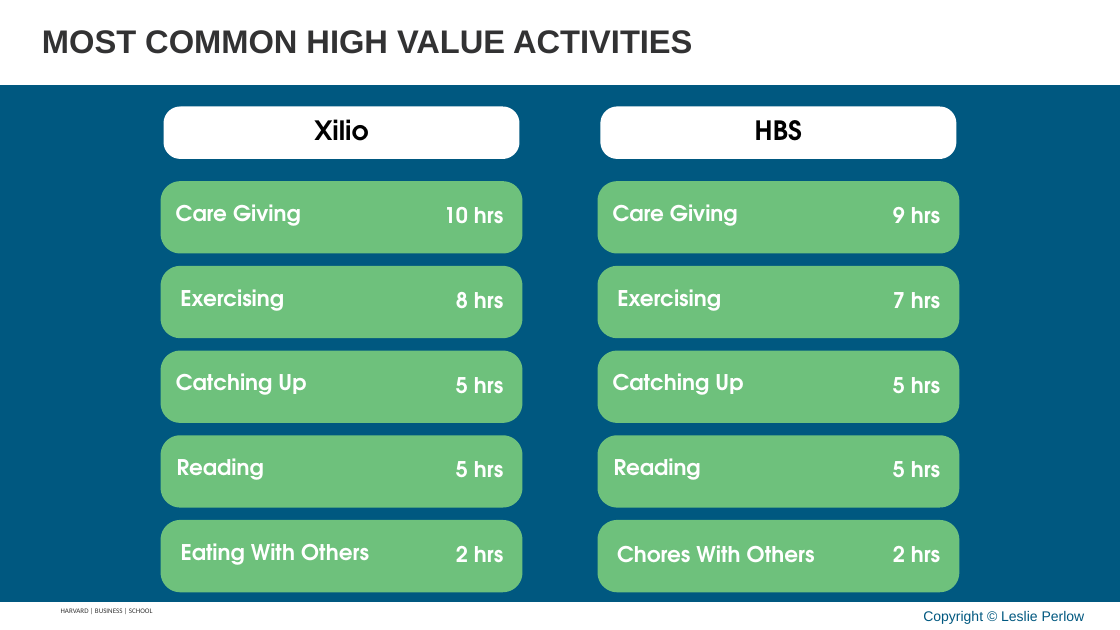
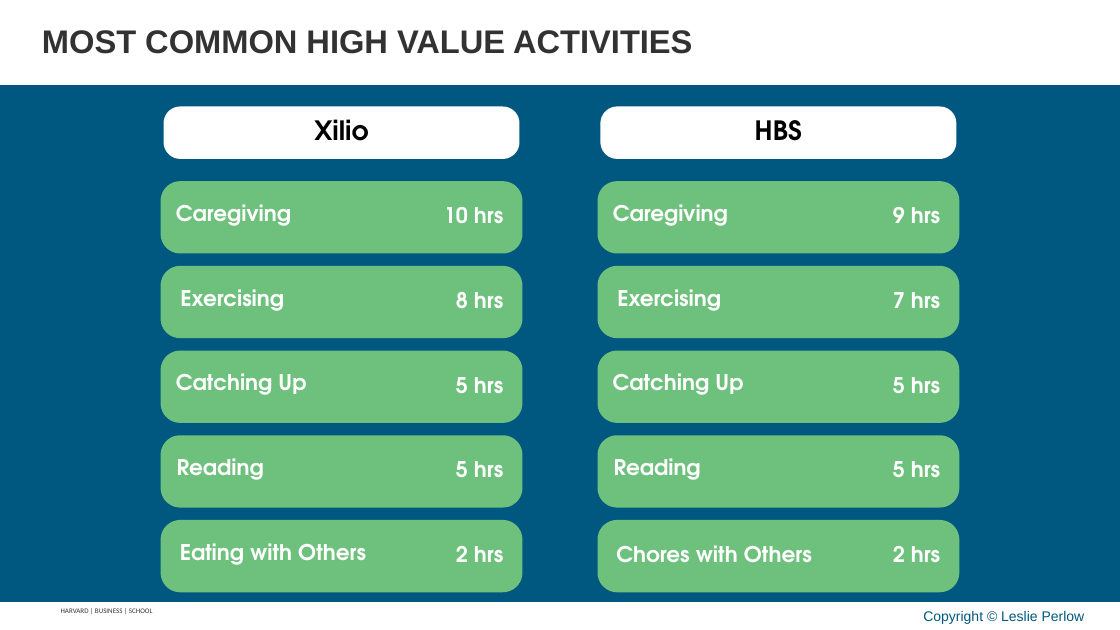
Before and after one commit to APPLITICS/lifematrix-deck-automation, a slide deck: slide 30 of outputs/generated_slides.pptx. Drawn at 1120x630 pixels with LibreOffice and Linux fonts; fonts in the diff are those of the drawing; background and template pictures are left out. Boxes give left, top, right and bottom in pixels: in the first picture for what was removed or moved away, otherwise in the second. Text is boxed around its words. In the diff, an @@ line names an element or a change of style, - is before the commit and + after.

```diff
--- a/outputs/generated_slides.pptx
+++ b/outputs/generated_slides.pptx
@@ text at [176,204,291,226]: text changed @@
-Care Giving
+Caregiving
@@ text at [613,204,728,226]: text changed @@
-Care Giving
+Caregiving
@@ text at [180,543,366,565]: text changed @@
-Eating With Others
+Eating with Others
@@ text at [616,545,812,562]: text changed @@
-Chores With Others
+Chores with Others
```
Also in this commit, not shown: 13 other slides changed, 21 slides added.
